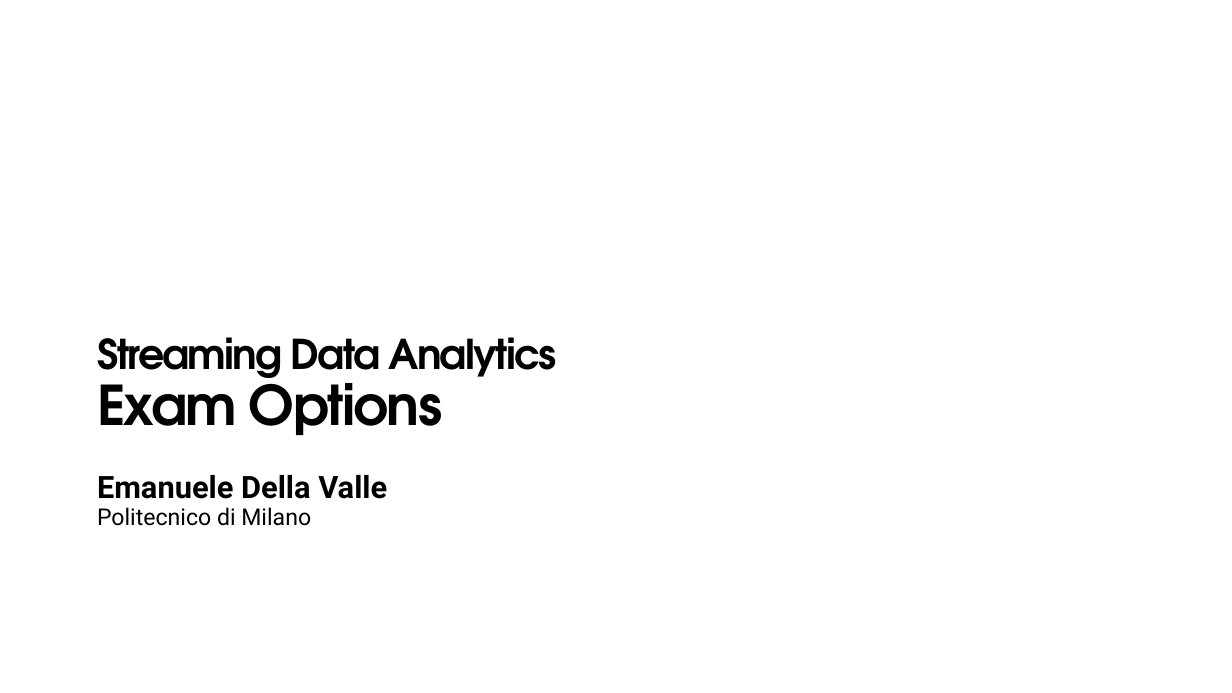
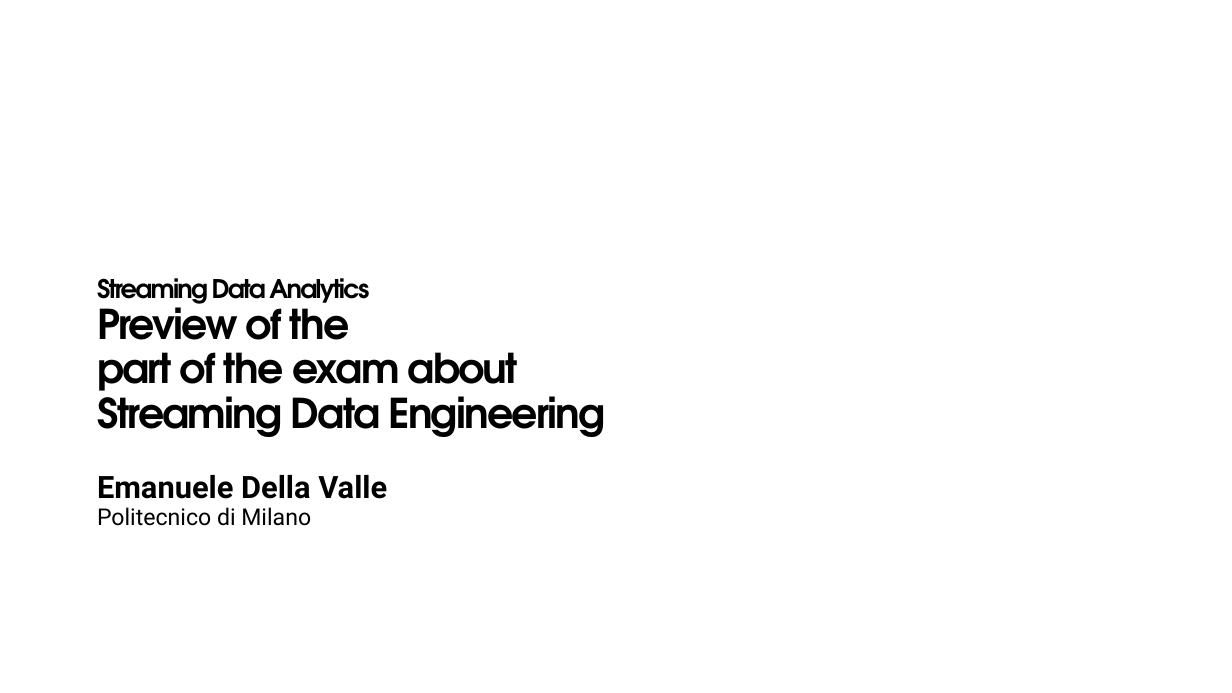
Before and after one commit to eugeniovaretti/streaming-data-analytics, a slide deck: slide 9 of lectures/07_SDE_exam-preview/07_Streaming-Data-Engineering_exam-preview.pptx (slide 10 before the commit). Drawn at 1232x693 pixels with LibreOffice and Linux fonts; fonts in the diff are those of the drawing; background and template pictures are left out. Boxes give left, top, right and bottom in pixels: in the first picture for what was removed or moved away, otherwise in the second. Text is boxed around its words. In the diff, an @@ line names an element or a change of style, - is before the commit and + after.

```diff
--- a/lectures/07_SDE_exam-preview/07_Streaming-Data-Engineering_exam-preview.pptx
+++ b/lectures/07_SDE_exam-preview/07_Streaming-Data-Engineering_exam-preview.pptx
@@ title at box(97, 278, 605, 437): text changed @@
-Streaming Data Analytics
-Exam Options
+Streaming Data Analytics
+Preview of the
+part of the exam about
+Streaming Data Engineering
```
Also in this commit, not shown: 7 other slides changed, 1 slide removed, 1 other file.
